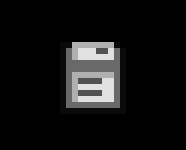
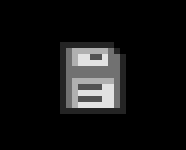
Layer changes from the first 186×150 image to the second:
removed layer "Warstwa #1" (was overlay, 93%) over [72, 42, 114, 102]
removed layer "Warstwa" (was overlay, 88%) over [60, 42, 126, 114]
removed layer "Warstwa #2" (was overlay, 28%) over [66, 48, 120, 108]
painted on "floppy" over [60, 42, 126, 114]
